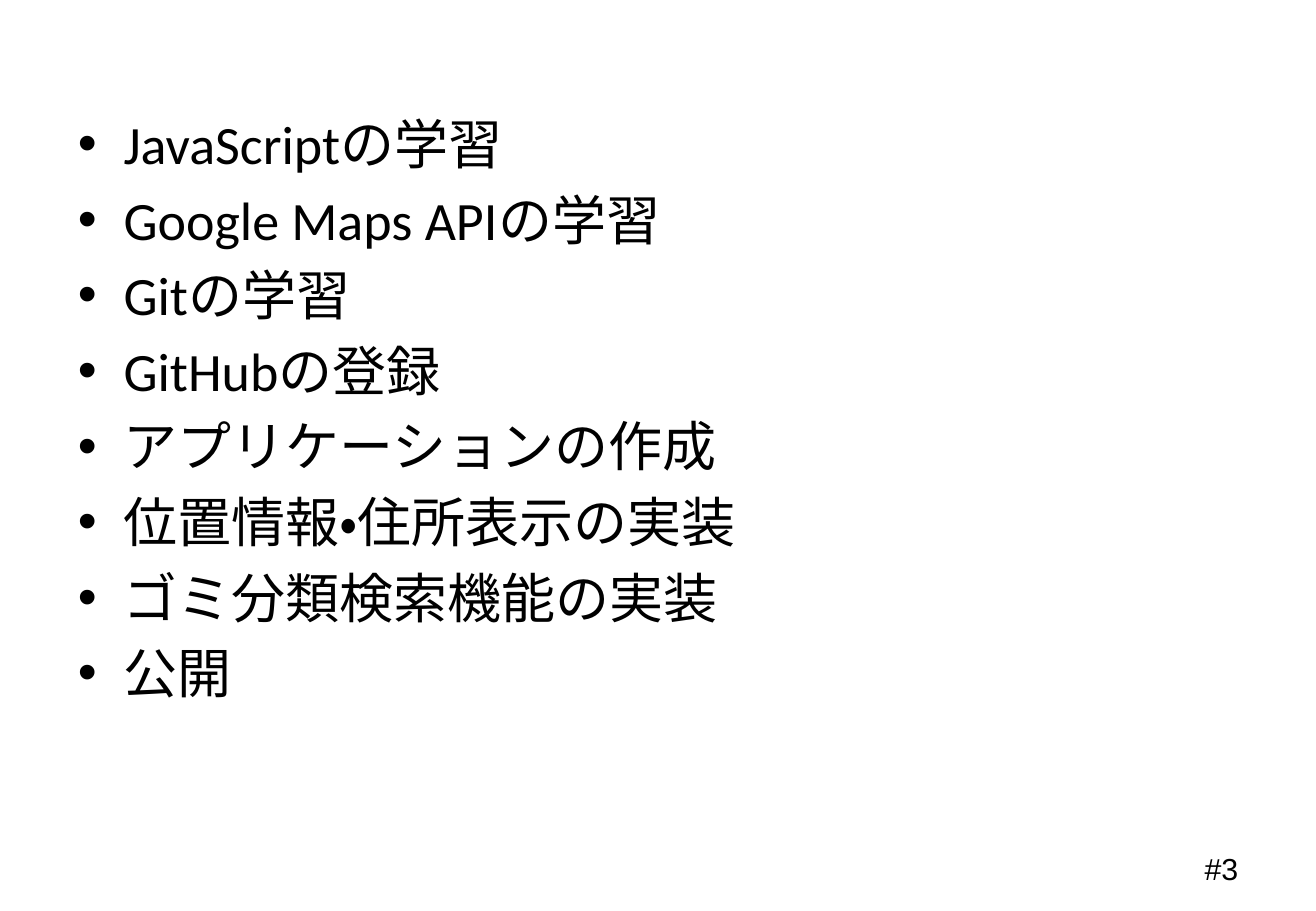
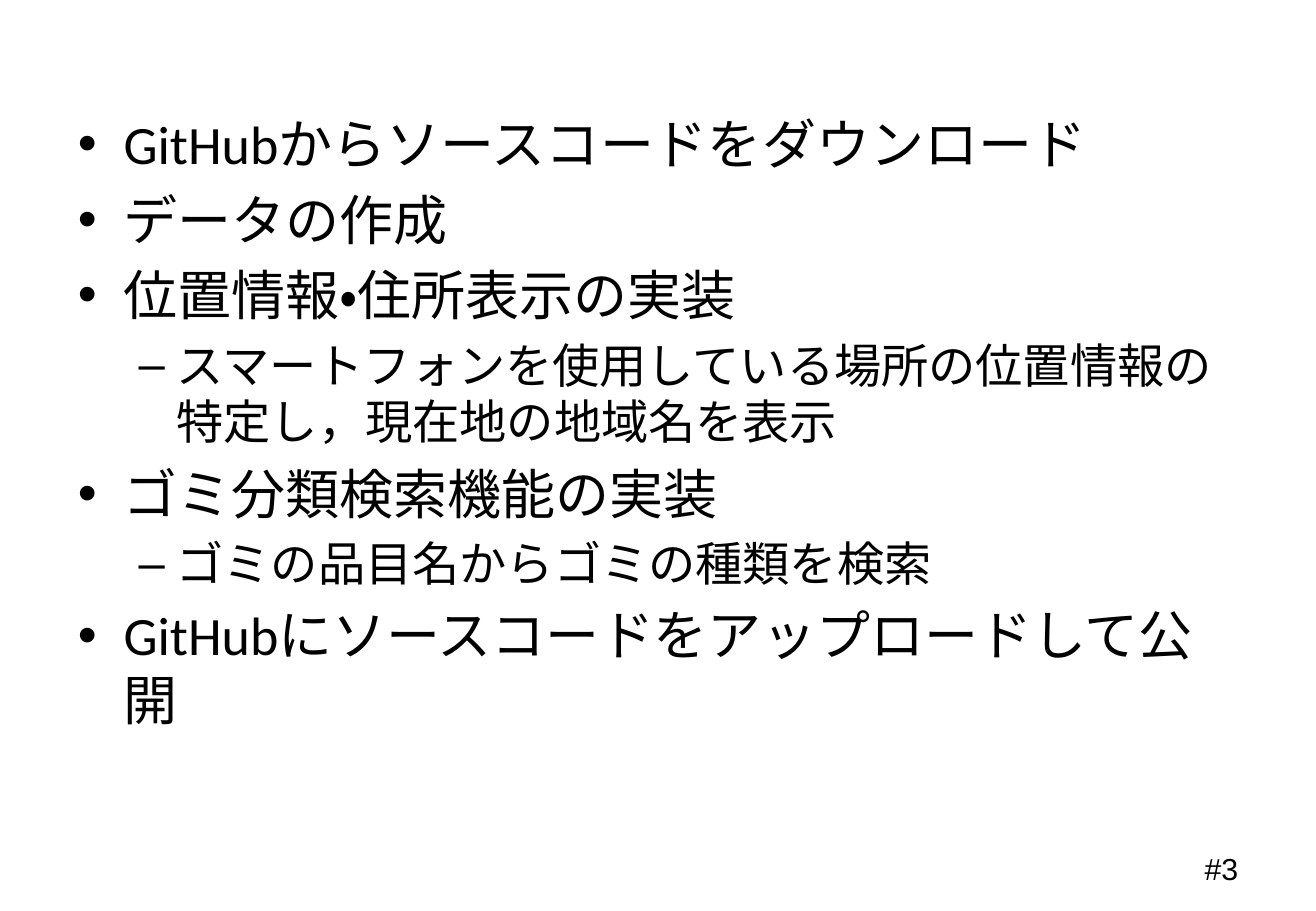
Before and after one commit to Mocchy2/graduation-thesis, a slide deck: slide 3 of 卒業論文 発表用スライド.pptx. Drawn at 1316x911 pixels with LibreOffice and Linux fonts; fonts in the diff are those of the drawing; background and template pictures are left out. Boxes give left, top, right and bottom in pixels: in the first picture for what was removed or moved away, otherwise in the second. Text is boxed around its words. In the diff, an @@ line names an element or a change of style, - is before the commit and + after.

```diff
--- a/卒業論文 発表用スライド.pptx
+++ b/卒業論文 発表用スライド.pptx
@@ text at <box>124,119,1087,245</box>: text changed @@
-• JavaScriptの学習
-• Google Maps APIの学習
-• Gitの学習
-• GitHubの登録
-• アプリケーションの作成
+• GitHubからソースコードをダウンロード
+• データの作成
@@ text at <box>177,343,1212,444</box>: paragraph added @@
+  – スマートフォンを使用している場所の位置情報の特定し，現在地の地域名を表示
@@ text at <box>177,540,932,585</box>: text changed @@
-• 公開
+  – ゴミの品目名からゴミの種類を検索
+• GitHubにソースコードをアップロードして公開
```
Also in this commit, not shown: 4 other slides changed.
